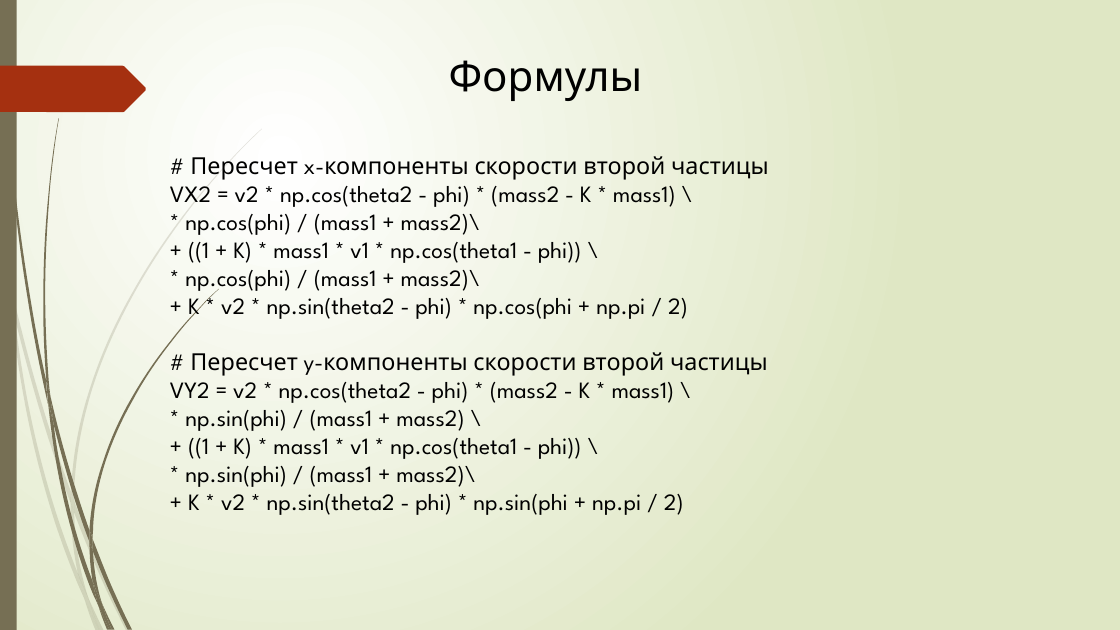
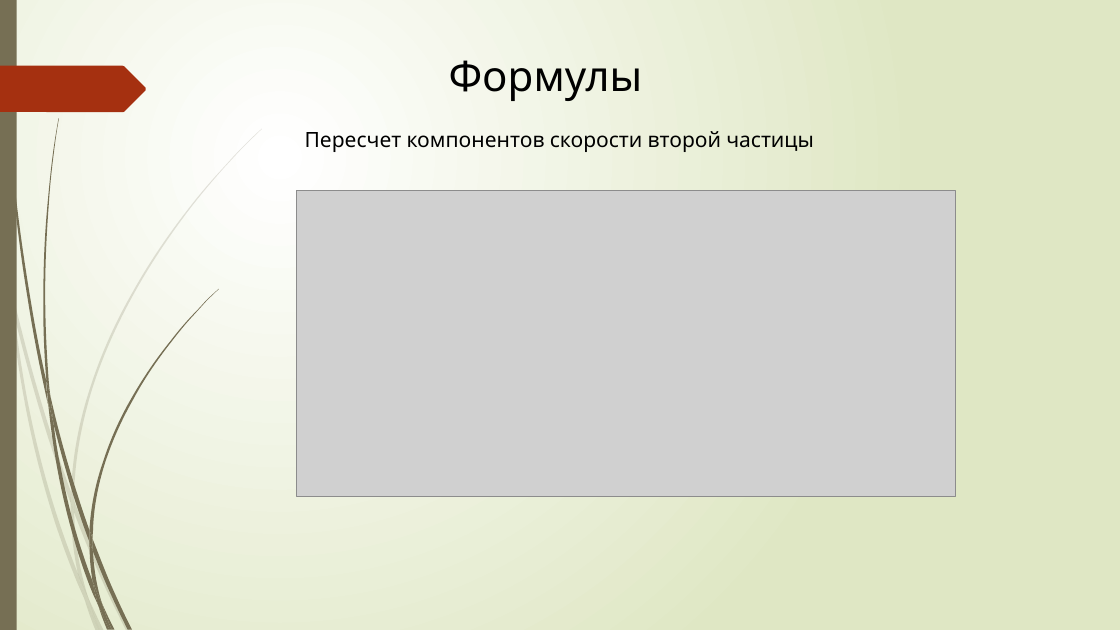
Before and after one commit to MatveiLepehov/final_project, a slide deck: slide 7 of презентация 2.pptx. Drawn at 1120x630 pixels with LibreOffice and Linux fonts; fonts in the diff are those of the drawing; grey boxes stand for pictures. Boxes give left, top, right and bottom in pixels: in the first picture for what was removed or moved away, otherwise in the second. Text is boxed around its words. In the diff, an @@ line names an element or a change of style, - is before the commit and + after.

```diff
--- a/презентация 2.pptx
+++ b/презентация 2.pptx
@@ text at bbox=[305, 131, 814, 152]: text changed; size 20 to 18 pt @@
-# Пересчет x-компоненты скорости второй частицы
-VX2 = v2 * np.cos(theta2 - phi) * (mass2 - K * mass1) \
-* np.cos(phi) / (mass1 + mass2)\
-+ ((1 + K) * mass1 * v1 * np.cos(theta1 - phi)) \
-* np.cos(phi) / (mass1 + mass2)\
-+ K * v2 * np.sin(theta2 - phi) * np.cos(phi + np.pi / 2)
-# Пересчет y-компоненты скорости второй частицы
-VY2 = v2 * np.cos(theta2 - phi) * (mass2 - K * mass1) \
-* np.sin(phi) / (mass1 + mass2) \
-+ ((1 + K) * mass1 * v1 * np.cos(theta1 - phi)) \
-* np.sin(phi) / (mass1 + mass2)\
-+ K * v2 * np.sin(theta2 - phi) * np.sin(phi + np.pi / 2)
+Пересчет компонентов скорости второй частицы
@@ picture added at bbox=[297, 191, 955, 497] @@
```
Also in this commit, not shown: 3 other slides changed, 2 slides added, 1 slide removed.
